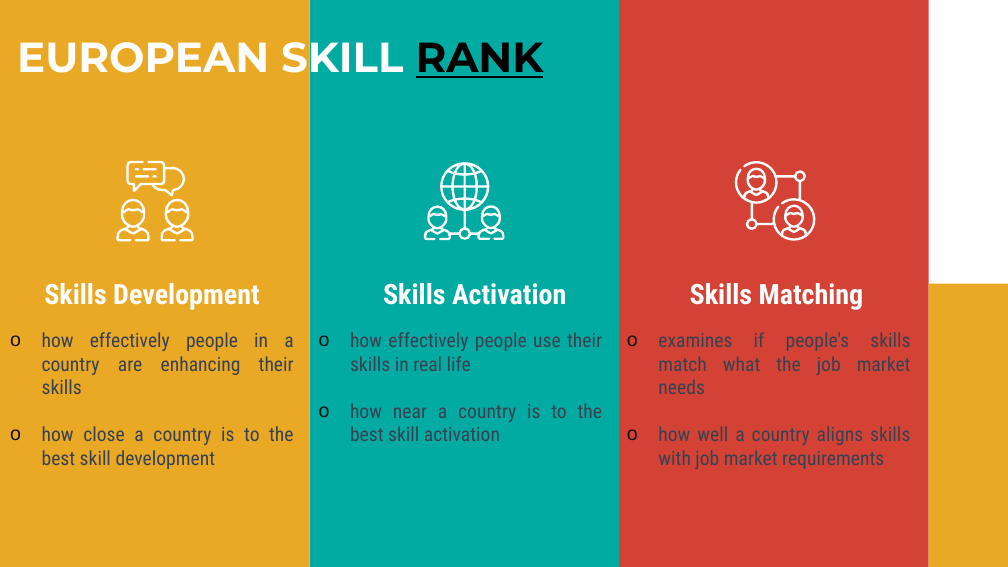
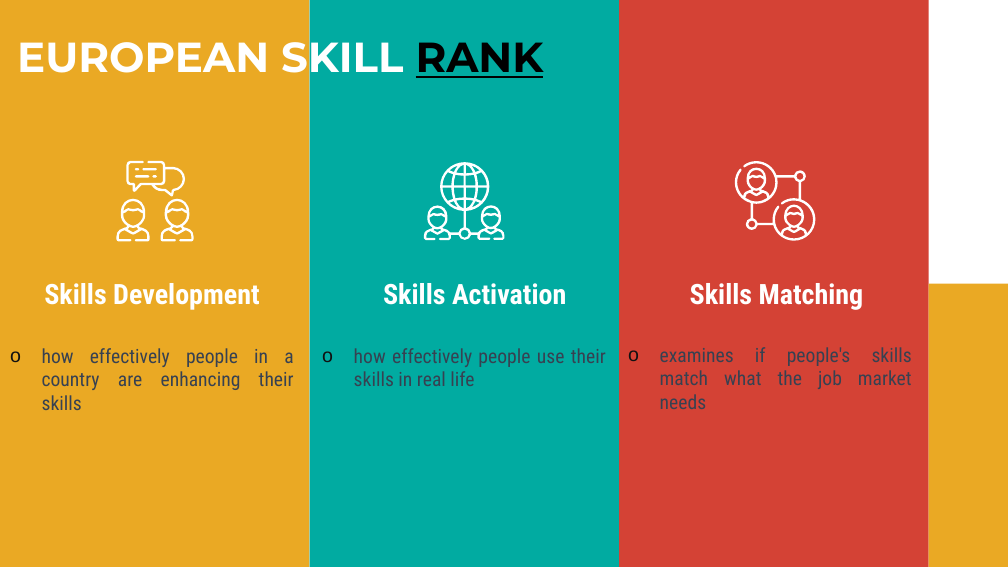
Before and after one commit to SSOCosta/Hire-me-or-not-image-classifier-fun-project, a slide deck: slide 6 of Presentation/Hire Me or Not_Image Classifier Fun_presentation1.pptx. Drawn at 1008x567 pixels with LibreOffice and Linux fonts; fonts in the diff are those of the drawing. Boxes give left, top, right and bottom in pixels: in the first picture for what was removed or moved away, otherwise in the second. Text is boxed around its words. In the diff, an @@ line names an element or a change of style, - is before the commit and + after.

```diff
--- a/Presentation/Hire Me or Not_Image Classifier Fun_presentation1.pptx
+++ b/Presentation/Hire Me or Not_Image Classifier Fun_presentation1.pptx
@@ subtitle "how effectively people in a ...": place and size @@
-subtitle "how effectively people in a ..." at (42, 332, 294, 469)
+subtitle "how effectively people in a ..." at (42, 348, 294, 410)
@@ subtitle "how effectively people use their ...": place and size @@
-subtitle "how effectively people use their ..." at (350, 332, 602, 441)
+subtitle "how effectively people use their ..." at (354, 348, 606, 386)
@@ subtitle "examines if people's skills match ...": place and size @@
-subtitle "examines if people's skills match ..." at (658, 332, 911, 469)
+subtitle "examines if people's skills match ..." at (660, 347, 912, 409)
@@ subtitle at (350, 403, 602, 441): paragraph removed @@
-o how near a country is to the best skill activation
@@ subtitle at (42, 426, 293, 469): paragraph removed @@
-o how close a country is to the best skill development
@@ subtitle at (658, 426, 910, 469): paragraph removed @@
-o how well a country aligns skills with job market requirements
```
Also in this commit, not shown: 1 other slide changed, 21 other files.
